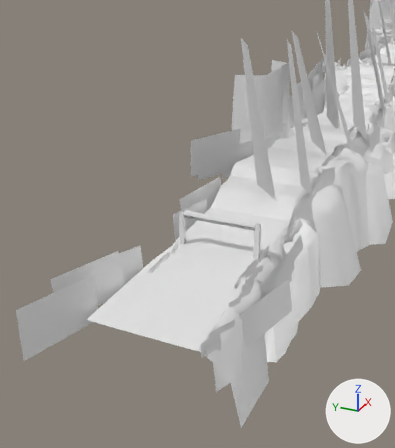
A saved change to the FBX model Assets/Map/Models/Theme_01/Forest_02.fbx.
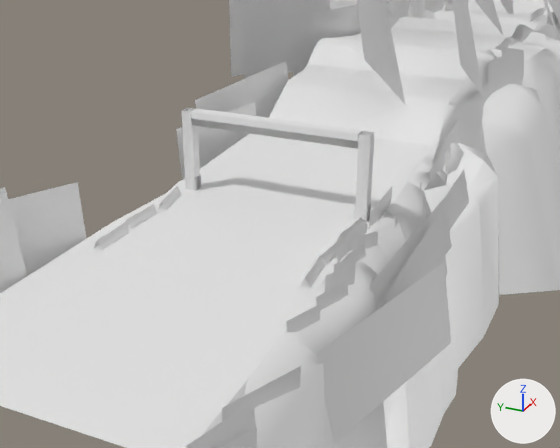
Old and new are each drawn from a 50 mm camera at (-45.8, -22.1, 38.6) aimed at (23.1, 8.9, 4.2) and again close up from a 50 mm camera at (-18.7, -13.9, 19.8) aimed at (22.6, 4.6, -0.8). Lighting does not change. The marker at lower right points along +X, +Y and +Z. Where no turn or scale is listed for an object, it has been applied to the vertices.

The older version as bpy lines, for what is in view:
```python
me_mesh_001 = bpy.data.meshes.new('Mesh.001')
me_mesh_001.from_pydata(...)  # 200 vertices, 80 faces; spans x 36.0..652.0, y -10.0..25.0, z -4.0..45.0
me_mesh_001.materials.append(mat_light_mat_01)  # white #e7e7e7
me_mesh_006 = bpy.data.meshes.new('Mesh.006')
me_mesh_006.from_pydata(...)  # 63 vertices, 54 faces; spans x 13.0..575.0, y -1.0..13.0, z 0.0..8.0
me_mesh_006.materials.append(mat_label_mat_01)  # white #e7e7e7
me_mesh_009 = bpy.data.meshes.new('Mesh.009')
me_mesh_009.from_pydata(...)  # 80 vertices, 32 faces; spans x -0.41..0.41, y -6.47..6.47, z -2.76..2.76
# faces by material slot: [12, 20]
me_mesh_009.materials.append(mat_leak_mat_01)  # white #e7e7e7
me_mesh_009.materials.append(mat_label_mat_01)  # white #e7e7e7
ob_label_01 = bpy.data.objects.new('Label_01', me_mesh_006)
ob_label_01.location = (0.0, 0.0, 0.0)
ob_light_01 = bpy.data.objects.new('Light_01', me_mesh_001)
ob_light_01.location = (0.0, 0.0, 0.0)
ob_start_01 = bpy.data.objects.new('Start_01', me_mesh_009)
ob_start_01.location = (23.89, 5.68, 2.76)
# also in view: 'Ground_01' at (320.5, 6.1, 5.3); 'Road_01' at (320.5, 6.1, 5.2); 'Mountain_01' at (323.1, 12.0, 3.5); 'Tree_01' at (316.4, 14.5, 11.5)
```
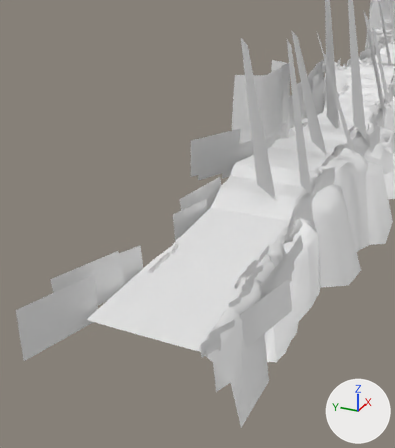
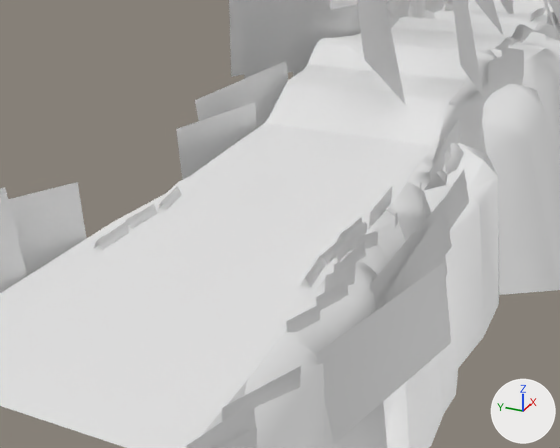
Location of each change, [x1, y1, x2, y2] in pixels of the close-ups (560 x 448 px):
'Start_01', deleted: before [181, 108, 374, 221]
    faces in mat_label_mat_01 (white #e7e7e7): [185, 108, 371, 221]
    faces in mat_leak_mat_01 (white #e7e7e7): [181, 108, 374, 208]

The change, as a diff of the scene's bpy script:
```diff
--- a/Assets/Map/Models/Theme_01/Forest_02.fbx.py
+++ b/Assets/Map/Models/Theme_01/Forest_02.fbx.py
@@ ob_start_01 @@
-ob_start_01 = bpy.data.objects.new('Start_01', me_mesh_009)
-ob_start_01.location = (23.89, 5.68, 2.76)
```
